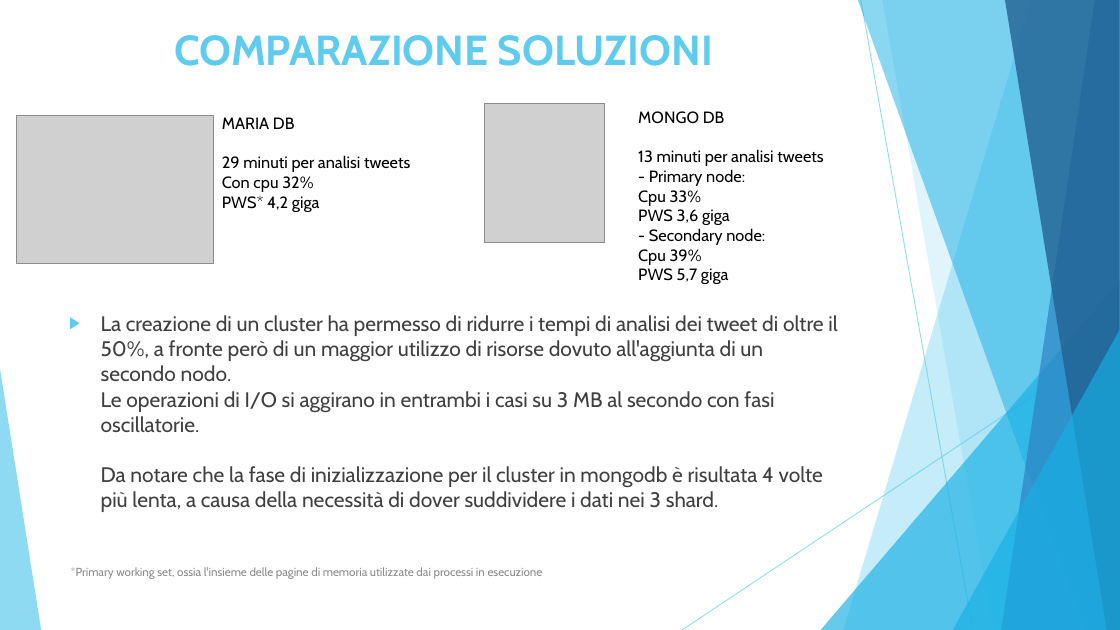
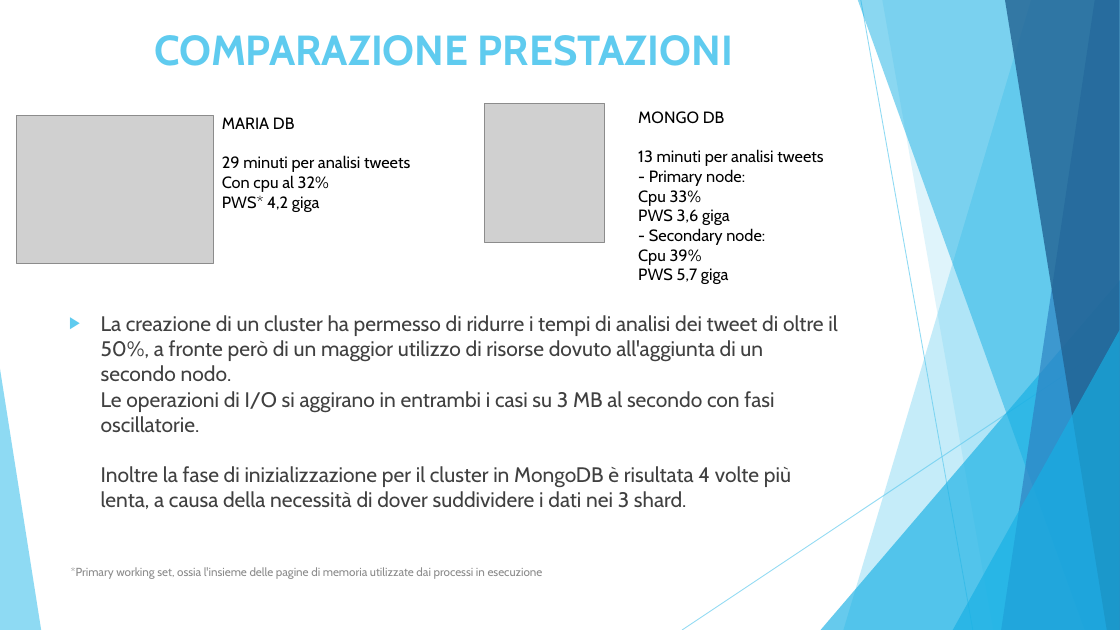
Before and after one commit to moamedterzo/MAADB, a slide deck: slide 29 of Docs/Presentazione.PPTX. Drawn at 1120x630 pixels with LibreOffice and Linux fonts; fonts in the diff are those of the drawing; grey boxes stand for pictures. Boxes give left, top, right and bottom in pixels: in the first picture for what was removed or moved away, otherwise in the second. Text is boxed around its words. In the diff, an @@ line names an element or a change of style, - is before the commit and + after.

```diff
--- a/Docs/Presentazione.PPTX
+++ b/Docs/Presentazione.PPTX
@@ title at <box>154,35,733,66</box>: text changed @@
-COMPARAZIONE SOLUZIONI
+COMPARAZIONE PRESTAZIONI
@@ text at <box>222,175,329,212</box>: text changed @@
-Con cpu 32%
-PWS* 4,2 giga
+Con cpu al 32%
+PWS* 4,2 giga
@@ text at <box>101,315,837,509</box>: text changed @@
-▶ La creazione di un cluster ha permesso di ridurre i tempi di analisi dei tweet di oltre il 50%, a fronte però di un maggior utilizzo di risorse dovuto all'aggiunta di un secondo nodo.
-  Le operazioni di I/O si aggirano in entrambi i casi su 3 MB al secondo con fasi oscillatorie.
-  Da notare che la fase di inizializzazione per il cluster in mongodb è risultata 4 volte più lenta, a causa della necessità di dover suddividere i dati nei 3 shard.
+▶ La creazione di un cluster ha permesso di ridurre i tempi di analisi dei tweet di oltre il 50%, a fronte però di un maggior utilizzo di risorse dovuto all'aggiunta di un secondo nodo.
+  Le operazioni di I/O si aggirano in entrambi i casi su 3 MB al secondo con fasi oscillatorie.
+  Inoltre la fase di inizializzazione per il cluster in MongoDB è risultata 4 volte più lenta, a causa della necessità di dover suddividere i dati nei 3 shard.
```
Also in this commit, not shown: 4 other slides changed.
